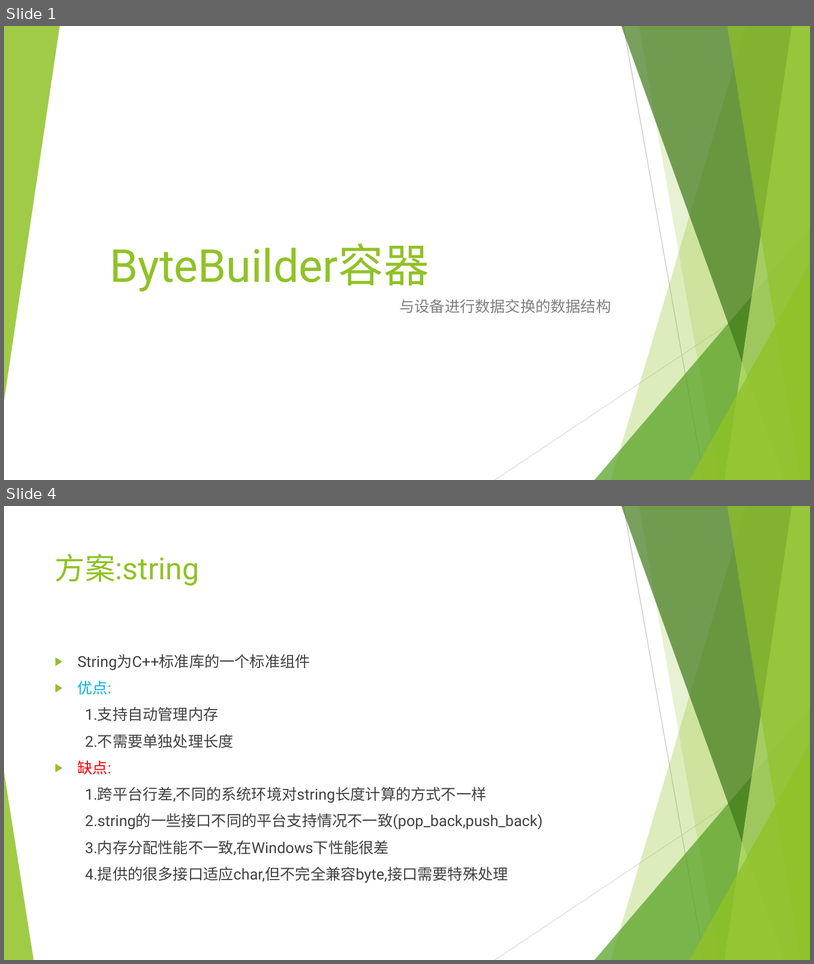
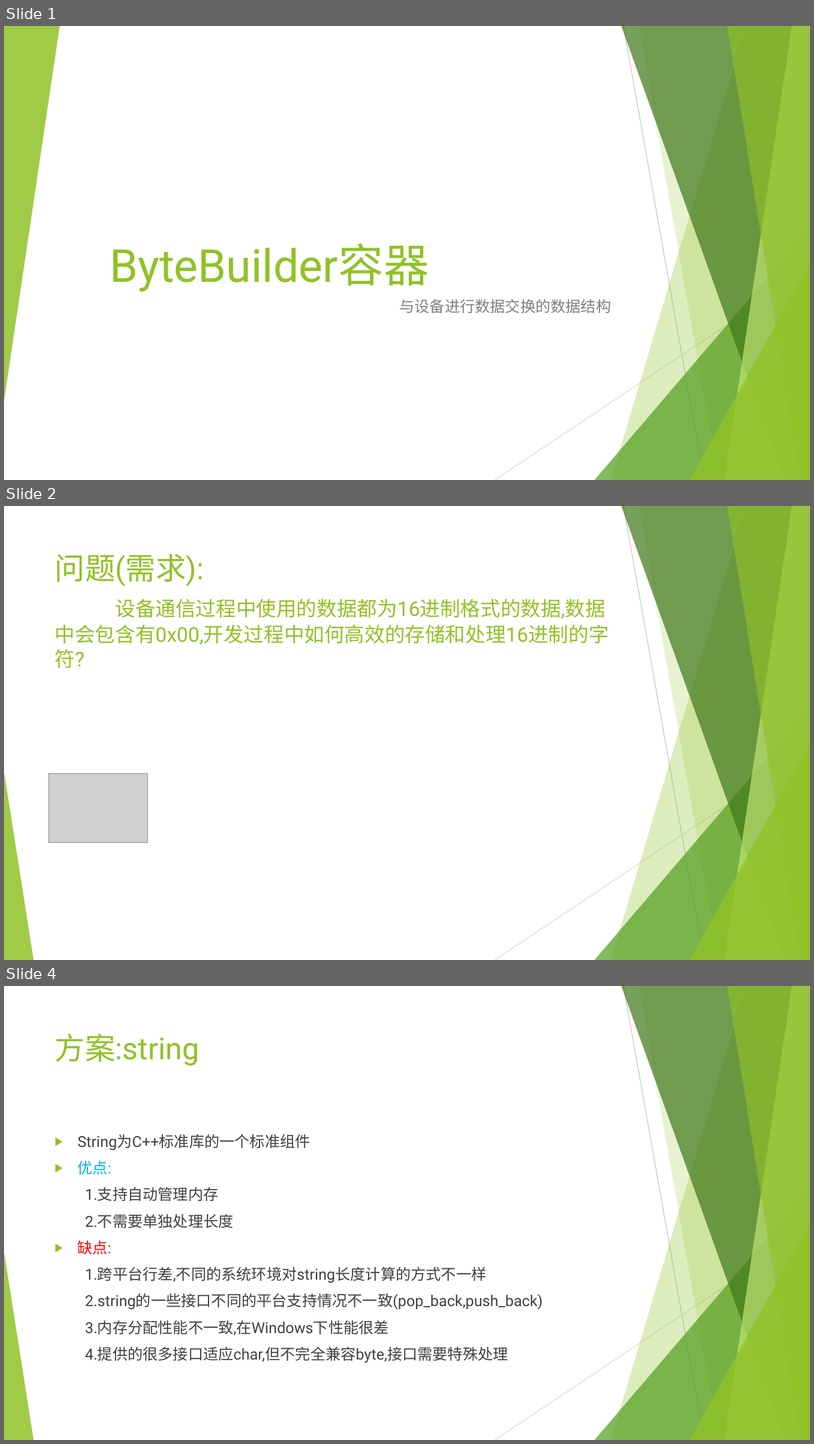
Before and after one commit to Zhyioo/libzhouyb, a slide deck: zhou_yb/about/PPT/第4章 ByteBuilder容器.pptx. Shown one above the other, each under a label of ours: slides 1 and 4 before the commit, slides 1, 2 and 4 after it; the slides between them are not shown. The pictures are 814x964 and 814x1444 pixels, drawn with LibreOffice and Linux fonts; fonts in the diff are those of the drawing; grey boxes stand for pictures. Boxes give left, top, right and bottom in pixels: in the first picture for what was removed or moved away, otherwise in the second. Text is boxed around its words. In the diff, an @@ line names an element or a change of style, - is before the commit and + after.

```diff
--- a/zhou_yb/about/PPT/第4章 ByteBuilder容器.pptx
+++ b/zhou_yb/about/PPT/第4章 ByteBuilder容器.pptx
@@ slide 2 added at box(4, 506, 810, 960), background #FFFFFF; not listed: 10 template elements that a slide beside it also shows @@
@@ title added at box(55, 553, 609, 645), 24 pt, text #90C226 @@
+问题(需求):
+设备通信过程中使用的数据都为16进制格式的数据,数据中会包含有0x00,开发过程中如何高效的存储和处理16进制的字符?
@@ picture added at box(49, 774, 148, 843) @@
```
Also in this commit, not shown: 2 slides changed, 1 slide removed, 2 other files.
